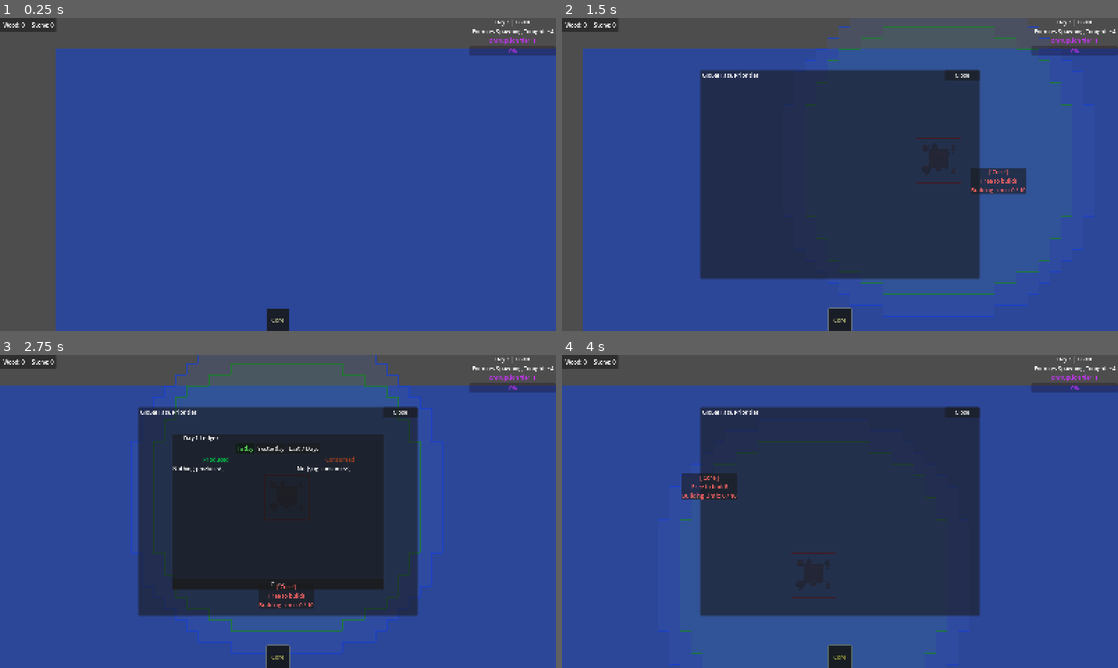
Above: before the commit, frames 1-4 (two rows, left to right).
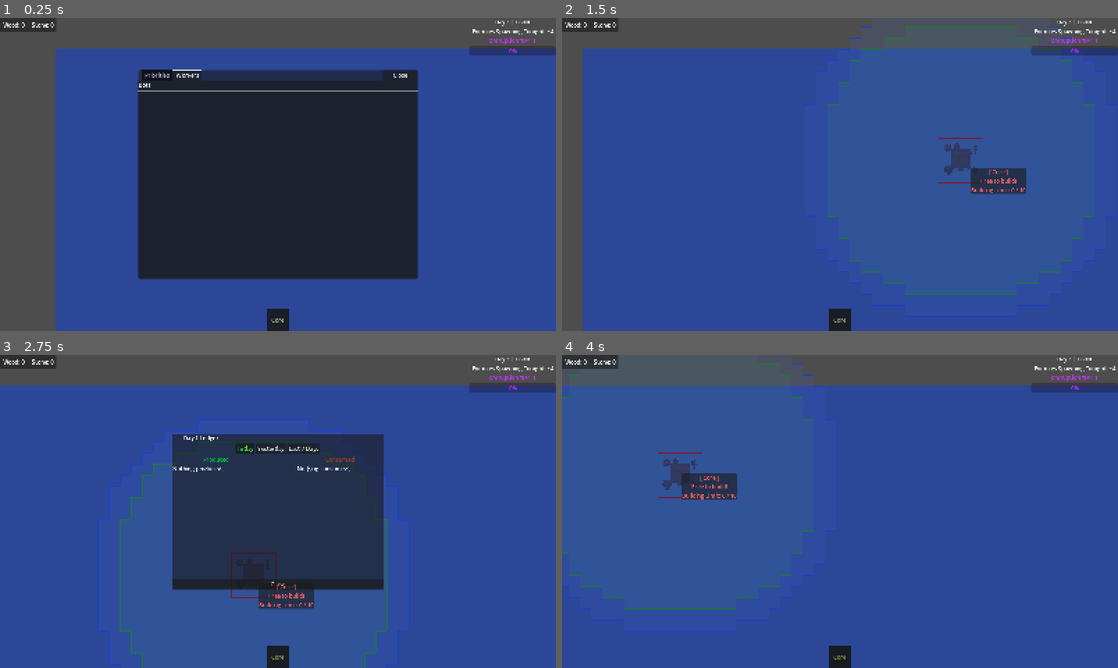
Above: after the commit, the same moments.

Repository: ColdTerror/Core-and-Conveyor
Game: Godot game, scene res://scenes/level.tscn
Two runs of this game, one before a commit and one after it. Both use one fixed random seed, a clock stepped at 60 frames per second and the inputs below. The engine's default icon, where the game draws it, is replaced by a stand-in: a white triangle on a blue panel in a dark square.
Inputs (mouse positions are in pixels of both pictures, inside the frame that each line leads up to):
- Up to frame 1 (0.25 s): no input
- Up to frame 2 (1.5 s): click "Core" at 0.5 s; tap Enter at 1.25 s; move the mouse to (962, 158) at 1.27 s; hold Right (ui_right) from 1.28 s (still down); tap P at 1.35 s; click (962, 158) at 1.42 s
- Up to frame 3 (2.75 s): tap L at 1.55 s; release Right (ui_right) at 2 s; drag from (166, 527) to (250, 574) at 2.02 s
- Up to frame 4 (4 s): move the mouse to (895, 442) at 2.77 s; hold Right (ui_right) 2.78-3.5 s; hold X (deconstruct_hotkey) 2.78-3.5 s; click (895, 442) at 2.92 s; tap L at 3.05 s; tap Space at 3.5 s; drag from (812, 574) to (673, 464) at 3.52 s

The runs differ from the first frame. In frame 1, 34% of the frame differs, in the area x 24-96%, y 2-84%; in frame 2, 34%; in frame 3, 33%; in frame 4, 35%, in the area x 0-96%, y 2-100%.

Commit message:
Add management menu (priorities + workers)
Replace the old PriorityMenu with a new ManagementMenu that combines Global Task Priorities and a Workers (Bots) tab. Adds scenes/ui/management_menu.tscn (plus temp copies) and scripts/UI/management_menu.gd which consolidates priority UI logic and adds a Workers tab to list/follow worker bots. Update project.godot to include the "Bots" group and tag WorkerBot nodes with that group; level.tscn now references the management_menu scene instead of the deleted priority_menu.tscn. Also remove the old priority_menu.gd and priority_menu.tscn files, rename the UID file, and adjust kanban_tasks_data to move one task UUID into the "Doing" column.

Diff:
--- a/project.godot
+++ b/project.godot
@@ -42,6 +42,7 @@
 PriorityTarget="buildings enemies will target first"
 Structure="A structure/building that has hp and can be damaged"
 GameUI="gameui node"
+Bots="worker bots"
 
 [input]
 
--- a/scenes/Workers/WorkerBot.tscn
+++ b/scenes/Workers/WorkerBot.tscn
@@ -6,7 +6,7 @@
 [sub_resource type="RectangleShape2D" id="RectangleShape2D_e4pf7"]
 size = Vector2(32, 32)
 
-[node name="WorkerBot" type="Node2D" unique_id=999813474]
+[node name="WorkerBot" type="Node2D" unique_id=999813474 groups=["Bots"]]
 script = ExtResource("1_e4pf7")
 max_energy = 200.0
 
--- a/scenes/level.tscn
+++ b/scenes/level.tscn
@@ -39,7 +39,7 @@
 [ext_resource type="PackedScene" uid="uid://b0rrk8021htay" path="res://scenes/Enemy & Related/wave_manager.tscn" id="32_2e2fo"]
 [ext_resource type="Script" uid="uid://bliasq3ei4dg3" path="res://scripts/Enemy & Related/corruption_manager.gd" id="34_v3why"]
 [ext_resource type="PackedScene" uid="uid://cdmxyx00rhtcw" path="res://scenes/research/research_screen.tscn" id="35_asl66"]
-[ext_resource type="PackedScene" uid="uid://b0e2y87cv1d35" path="res://scenes/ui/priority_menu.tscn" id="36_c1pbi"]
+[ext_resource type="PackedScene" uid="uid://b0e2y87cv1d35" path="res://scenes/ui/management_menu.tscn" id="36_c1pbi"]
 [ext_resource type="PackedScene" uid="uid://cmd0dxnybdaf8" path="res://scenes/ui/statistics_menu.tscn" id="38_50fbu"]
 
 [node name="Level" type="Node2D" unique_id=368109732]
--- /dev/null
+++ b/scenes/ui/management_menu.tscn
@@ -0,0 +1,89 @@
+[gd_scene format=3 uid="uid://b0e2y87cv1d35"]
+
+[ext_resource type="Script" uid="uid://ctedoygpx45hx" path="res://scripts/UI/management_menu.gd" id="1_ui8jo"]
+
+[node name="ManagementMenu" type="PanelContainer" unique_id=1030070791]
+custom_minimum_size = Vector2(600, 400)
+anchors_preset = 8
+anchor_left = 0.5
+anchor_top = 0.5
+anchor_right = 0.5
+anchor_bottom = 0.5
+offset_left = -109.0
+offset_top = -21.5
+offset_right = 109.0
+offset_bottom = 21.5
+grow_horizontal = 2
+grow_vertical = 2
+script = ExtResource("1_ui8jo")
+
+[node name="TabContainer" type="TabContainer" parent="." unique_id=466723622]
+layout_mode = 2
+current_tab = 1
+
+[node name="Priorities" type="MarginContainer" parent="TabContainer" unique_id=1696144382]
+visible = false
+layout_mode = 2
+metadata/_tab_index = 0
+
+[node name="VBoxContainer" type="VBoxContainer" parent="TabContainer/Priorities" unique_id=1417829691]
+layout_mode = 2
+
+[node name="Header" type="HBoxContainer" parent="TabContainer/Priorities/VBoxContainer" unique_id=304942268]
+layout_mode = 2
+
+[node name="Label" type="Label" parent="TabContainer/Priorities/VBoxContainer/Header" unique_id=1502384625]
+custom_minimum_size = Vector2(700, 0)
+layout_mode = 2
+text = " Global Task Priorities"
+
+[node name="HSeparator" type="HSeparator" parent="TabContainer/Priorities/VBoxContainer" unique_id=155545421]
+layout_mode = 2
+
+[node name="ScrollContainer" type="ScrollContainer" parent="TabContainer/Priorities/VBoxContainer" unique_id=2046592532]
+custom_minimum_size = Vector2(0, 400)
+layout_mode = 2
+size_flags_vertical = 3
+horizontal_scroll_mode = 0
+
+[node name="ListContainer" type="VBoxContainer" parent="TabContainer/Priorities/VBoxContainer/ScrollContainer" unique_id=55897273]
+layout_mode = 2
+size_flags_horizontal = 3
+size_flags_vertical = 3
+
+[node name="Workers" type="MarginContainer" parent="TabContainer" unique_id=635120371]
+layout_mode = 2
+metadata/_tab_index = 1
+
+[node name="VBoxContainer" type="VBoxContainer" parent="TabContainer/Workers" unique_id=353205003]
+layout_mode = 2
+
+[node name="Header" type="HBoxContainer" parent="TabContainer/Workers/VBoxContainer" unique_id=1016422107]
+layout_mode = 2
+
+[node name="Label" type="Label" parent="TabContainer/Workers/VBoxContainer/Header" unique_id=1883700128]
+custom_minimum_size = Vector2(700, 0)
+layout_mode = 2
+text = "Bots"
+
+[node name="HSeparator" type="HSeparator" parent="TabContainer/Workers/VBoxContainer" unique_id=876883958]
+layout_mode = 2
+
+[node name="ScrollContainer" type="ScrollContainer" parent="TabContainer/Workers/VBoxContainer" unique_id=1212884148]
+custom_minimum_size = Vector2(0, 400)
+layout_mode = 2
+size_flags_vertical = 3
+horizontal_scroll_mode = 0
+
+[node name="ListContainer" type="VBoxContainer" parent="TabContainer/Workers/VBoxContainer/ScrollContainer" unique_id=1540172013]
+layout_mode = 2
+size_flags_horizontal = 3
+size_flags_vertical = 3
+
+[node name="Close" type="Button" parent="." unique_id=766048388]
+custom_minimum_size = Vector2(100, 0)
+layout_mode = 2
+size_flags_horizontal = 8
+size_flags_vertical = 0
+text = "Close
+"
--- a/scenes/ui/priority_menu.tscn
+++ /dev/null
@@ -1,49 +0,0 @@
-[gd_scene format=3 uid="uid://b0e2y87cv1d35"]
-
-[ext_resource type="Script" uid="uid://ctedoygpx45hx" path="res://scripts/UI/priority_menu.gd" id="1_ui8jo"]
-
-[node name="PriorityMenu" type="PanelContainer" unique_id=1030070791]
-custom_minimum_size = Vector2(600, 400)
-anchors_preset = 8
-anchor_left = 0.5
-anchor_top = 0.5
-anchor_right = 0.5
-anchor_bottom = 0.5
-offset_left = -109.0
-offset_top = -21.5
-offset_right = 109.0
-offset_bottom = 21.5
-grow_horizontal = 2
-grow_vertical = 2
-script = ExtResource("1_ui8jo")
-
-[node name="VBoxContainer" type="VBoxContainer" parent="." unique_id=1417829691]
-layout_mode = 2
-
-[node name="Header" type="HBoxContainer" parent="VBoxContainer" unique_id=304942268]
-layout_mode = 2
-
-[node name="Label" type="Label" parent="VBoxContainer/Header" unique_id=1502384625]
-custom_minimum_size = Vector2(700, 0)
-layout_mode = 2
-text = " Global Task Priorities"
-
-[node name="CloseButton" type="Button" parent="VBoxContainer/Header" unique_id=766048388]
-custom_minimum_size = Vector2(100, 0)
-layout_mode = 2
-text = "Close
-"
-
-[node name="HSeparator" type="HSeparator" parent="VBoxContainer" unique_id=155545421]
-layout_mode = 2
-
-[node name="ScrollContainer" type="ScrollContainer" parent="VBoxContainer" unique_id=2046592532]
-custom_minimum_size = Vector2(0, 400)
-layout_mode = 2
-size_flags_vertical = 3
-horizontal_scroll_mode = 0
-
-[node name="ListContainer" type="VBoxContainer" parent="VBoxContainer/ScrollContainer" unique_id=55897273]
-layout_mode = 2
-size_flags_horizontal = 3
-size_flags_vertical = 3
--- /dev/null
+++ b/scripts/UI/management_menu.gd
@@ -0,0 +1,218 @@
+extends PanelContainer
+# ==========================================
+# MANAGEMENT MENU (Priorities & Workers)
+# ==========================================
+
+@export var building_manager: BuildingManager
+
+# --- UI REFERENCES ---
+@onready var tab_container = $TabContainer
+
+# Priorities Tab
+@onready var priority_list_container = $TabContainer/Priorities/VBoxContainer/ScrollContainer/ListContainer
+
+# Workers Tab
+@onready var bot_list_container = $TabContainer/Workers/VBoxContainer/ScrollContainer/ListContainer
+
+@onready var close_button = $Close
+func _ready():
+	#hide()
+
+	if close_button:
+		close_button.pressed.connect(close_menu)
+
+	if tab_container:
+		var tab_bar = tab_container.get_tab_bar()
+
+		tab_bar.tab_clicked.connect(_on_tab_clicked)
+
+
+func _on_tab_clicked(tab_index):
+	# 1. Stop the TabContainer from automatically handling the click for a second
+	# and manually store what the user WANTED to click.
+	var target_tab = tab_index
+
+	# 2. Perform the refresh
+	if target_tab == 0:
+		_refresh_priority_tab()
+	elif target_tab == 1:
+		_refresh_bot_tab()
+
+	# 3. FORCE the tab to stay on the index the user clicked
+	# We use call_deferred to make sure this is the LAST thing that happens this frame
+	tab_container.call_deferred("set_current_tab", target_tab)
+
+func toggle_menu():
+	if visible:
+		close_menu()
+	else:
+		open_menu()
+
+func open_menu():
+	_refresh_priority_tab()
+	_refresh_bot_tab()
+	show()
+
+func close_menu():
+	hide()
+
+
+
+# ==========================================
+# PRIORITIES TAB LOGIC
+# ==========================================
+
+func _refresh_priority_tab():
+	if not priority_list_container: return
+
+	# 1. Clean up old rows
+	for child in priority_list_container.get_children():
+		child.queue_free()
+
+	if not building_manager:
+		print("PriorityMenu: Building Manager not assigned!")
+		return
+
+	# 2. Grab the queue
+	var queue = building_manager.master_priority_queue
+	var max_rank = queue.size()
+
+	# 3. Build a row for every item
+	for i in range(max_rank):
+		var item = queue[i]
+		var rank = i + 1
+		_create_priority_row(item, rank, max_rank)
+
+func _create_priority_row(item: Variant, rank: int, max_rank: int):
+	var hbox = HBoxContainer.new()
+	hbox.alignment = BoxContainer.ALIGNMENT_CENTER
+	hbox.size_flags_horizontal = Control.SIZE_EXPAND_FILL
+
+	# --- UP ARROW ---
+	var up_btn = Button.new()
+	up_btn.text = " ▲ "
+	up_btn.disabled = (rank == 1)
+	up_btn.pressed.connect(func():
+		building_manager.move_priority_up(item)
+		_refresh_priority_tab()
+	)
+
+	# --- DEDICATED RANK LABEL ---
+	var rank_label = Label.new()
+	rank_label.text = str(rank) + "."
+	rank_label.custom_minimum_size = Vector2(30, 0) # Keeps alignment locked for double digits
+	rank_label.horizontal_alignment = HORIZONTAL_ALIGNMENT_LEFT
+
+	# --- NAME BUTTON ---
+	var name_btn = Button.new()
+	name_btn.custom_minimum_size = Vector2(200, 0)
+	name_btn.alignment = HORIZONTAL_ALIGNMENT_CENTER
+	name_btn.flat = true
+
+	if typeof(item) == TYPE_STRING:
+		name_btn.text = "[Group] %s" % item
+		name_btn.modulate = Color(0.8, 0.8, 1.0)
+		name_btn.focus_mode = Control.FOCUS_NONE
+		name_btn.mouse_filter = Control.MOUSE_FILTER_IGNORE
+	else:
+		if is_instance_valid(item) and "building_name" in item:
+			name_btn.text = item.building_name
+			name_btn.pressed.connect(func():
+				var cam = get_tree().get_first_node_in_group("Camera")
+				if cam and cam.has_method("set_follow_target"):
+					cam.set_follow_target(item)
+			)
+		else:
+			name_btn.text = "[Invalid]"
+			name_btn.disabled = true
+
+	# --- DOWN ARROW ---
+	var down_btn = Button.new()
+	down_btn.text = " ▼ "
+	down_btn.disabled = (rank == max_rank)
+	down_btn.pressed.connect(func():
+		building_manager.move_priority_down(item)
+		_refresh_priority_tab()
+	)
+
+	# Assemble the row
+	hbox.add_child(up_btn)
+	hbox.add_child(rank_label)
+	hbox.add_child(name_btn)
+	hbox.add_child(down_btn)
+
+	priority_list_container.add_child(hbox)
+
+# ==========================================
+# WORKERS TAB LOGIC
+# ==========================================
+
+func _refresh_bot_tab():
+	if not bot_list_container: return
+
+	# 1. Clean up old UI rows
+	for child in bot_list_container.get_children():
+		child.queue_free()
+
+	# 2. Find all the bots currently in the world (Make sure your bots are in the "Workers" group!)
+	var bots = get_tree().get_nodes_in_group("Bots")
+	var bot_index = 1
+
+	if bots.is_empty():
+		var empty_label = Label.new()
+		empty_label.text = "No active worker bots."
+		bot_list_container.add_child(empty_label)
+		return
+
+	# 3. Build a row for each bot
+	for bot in bots:
+		var row = HBoxContainer.new()
+		row.alignment = BoxContainer.ALIGNMENT_CENTER
+
+		# --- NAME ---
+		var name_label = Label.new()
+		name_label.text = "Bot #" + str(bot_index)
+		name_label.custom_minimum_size = Vector2(80, 0)
+
+		# --- STATUS ---
+		var status_label = Label.new()
+		if bot.has_method("get_inventory_info"):
+			var info = bot.get_inventory_info()
+			status_label.text = "Task: %s | Carrying: %s" % [info.get("Target", "Idle"), info.get("Carrying", "Nothing")]
+		else:
+			status_label.text = "Task: Unknown"
+		status_label.size_flags_horizontal = Control.SIZE_EXPAND_FILL
+
+		# --- FOLLOW BUTTON ---
+		var follow_btn = Button.new()
+		follow_btn.text = " Follow "
+		follow_btn.modulate = Color(0.3, 0.8, 1.0)
+
+		follow_btn.pressed.connect(func():
+			var cam = get_tree().get_first_node_in_group("Camera")
+			if cam and cam.has_method("set_follow_target"):
+				cam.set_follow_target(bot)
+			close_menu() # Close the menu to see the bot immediately!
+		)
+
+		# Assemble the row
+		row.add_child(name_label)
+		row.add_child(status_label)
+		row.add_child(follow_btn)
+
+		var separator = HSeparator.new()
+
+		bot_list_container.add_child(row)
+		bot_list_container.add_child(separator)
+
+		bot_index += 1
+
+# ==========================================
+# INPUT LOGIC
+# ==========================================
+
+func _unhandled_input(event):
+	# Escape to close
+	if event.is_action_pressed("ui_cancel") and visible:
+		close_menu()
+		get_viewport().set_input_as_handled()
--- a/scripts/UI/priority_menu.gd
+++ /dev/null
@@ -1,115 +0,0 @@
-extends PanelContainer
-
-@export var building_manager: BuildingManager
-
-@onready var list_container = $VBoxContainer/ScrollContainer/ListContainer
-@onready var close_button = $VBoxContainer/Header/CloseButton
-
-func _ready():
-	hide()
-	close_button.pressed.connect(close_menu)
-
-func toggle_menu():
-	if visible:
-		close_menu()
-	else:
-		open_menu()
-
-func open_menu():
-	refresh_ui()
-	show()
-
-func close_menu():
-	hide()
-
-func refresh_ui():
-	# 1. Clean up old rows
-	for child in list_container.get_children():
-		child.queue_free()
-
-	if not building_manager:
-		print("PriorityMenu: Building Manager not assigned!")
-		return
-
-	# 2. Grab the queue
-	var queue = building_manager.master_priority_queue
-	var max_rank = queue.size()
-
-	# 3. Build a row for every item
-	for i in range(max_rank):
-		var item = queue[i]
-		var rank = i + 1
-		_create_priority_row(item, rank, max_rank)
-
-func _create_priority_row(item: Variant, rank: int, max_rank: int):
-	var hbox = HBoxContainer.new()
-	hbox.alignment = BoxContainer.ALIGNMENT_CENTER
-	hbox.size_flags_horizontal = Control.SIZE_EXPAND_FILL
-
-	# --- UP ARROW ---
-	var up_btn = Button.new()
-	up_btn.text = " ▲ "
-	up_btn.disabled = (rank == 1)
-	up_btn.pressed.connect(func():
-		building_manager.move_priority_up(item)
-		refresh_ui()
-	)
-
-	# DEDICATED RANK LABEL
-	var rank_label = Label.new()
-	rank_label.text = str(rank) + "."
-	rank_label.custom_minimum_size = Vector2(30, 0) # Keeps alignment locked for double digits
-	rank_label.horizontal_alignment = HORIZONTAL_ALIGNMENT_LEFT
-
-
-	# NAME BUTTON
-	var name_btn = Button.new()
-	name_btn.custom_minimum_size = Vector2(200, 0)
-	name_btn.alignment = HORIZONTAL_ALIGNMENT_CENTER # Centers the text inside the expanding button
-	name_btn.flat = true
-
-	if typeof(item) == TYPE_STRING:
-		name_btn.text = "[Group] %s" % item
-		name_btn.modulate = Color(0.8, 0.8, 1.0)
-		name_btn.focus_mode = Control.FOCUS_NONE
-		name_btn.mouse_filter = Control.MOUSE_FILTER_IGNORE
-
-	else:
-		if is_instance_valid(item) and "building_name" in item:
-			name_btn.text = item.building_name
-			name_btn.pressed.connect(func():
-				var cam = get_tree().get_first_node_in_group("Camera")
-				if cam and cam.has_method("set_follow_target"):
-					cam.set_follow_target(item)
-			)
-		else:
-			name_btn.text = "[Invalid]"
-			name_btn.disabled = true
-
-	# --- DOWN ARROW ---
-	var down_btn = Button.new()
-	down_btn.text = " ▼ "
-	down_btn.disabled = (rank == max_rank)
-	down_btn.pressed.connect(func():
-		building_manager.move_priority_down(item)
-		refresh_ui()
-	)
-
-	# Assemble the row
-	hbox.add_child(up_btn)
-	hbox.add_child(rank_label) # Add the rank on the left
-	hbox.add_child(name_btn)   # Add the centered name in the middle
-	hbox.add_child(down_btn)
-
-	list_container.add_child(hbox)
-
-func _unhandled_input(event):
-	# If the user presses Escape, AND this specific menu is currently open on screen...
-	if event.is_action_pressed("ui_cancel") and visible:
-
-		# 1. Close the menu!
-		# (Change 'hide()' to 'close_menu()' if your script has a custom cleanup function)
-		close_menu()
-
-		# 2. Consume the input so it doesn't leak into the game world
-		get_viewport().set_input_as_handled()
Renamed: scripts/UI/priority_menu.gd.uid -> scripts/UI/management_menu.gd.uid
Not shown, changed: kanban_tasks_data.kanban
Not shown, added: scenes/ui/management_menu.tscn3589521542.tmp
Not shown, added: scenes/ui/management_menu.tscn3602497345.tmp
